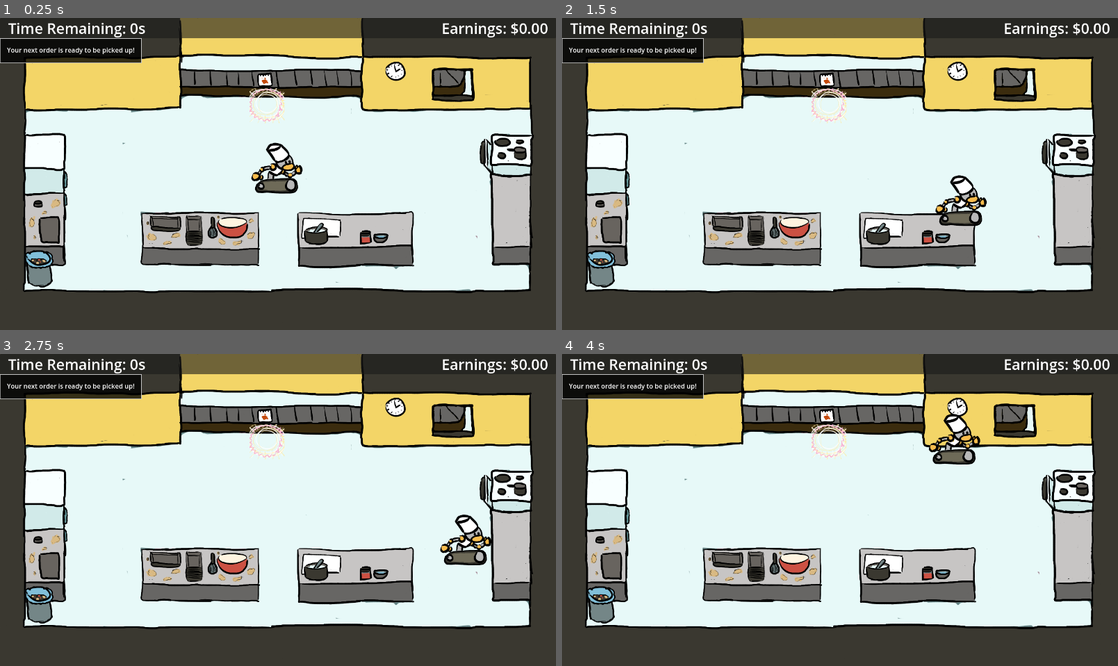
Above: before the commit, frames 1-4 (two rows, left to right).
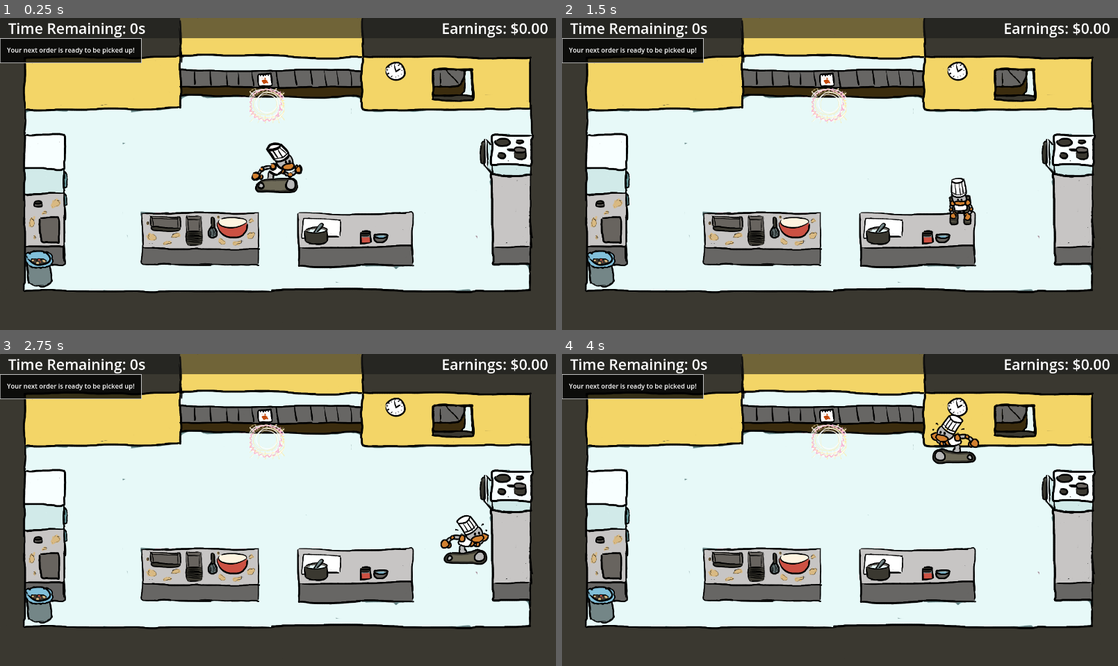
Above: after the commit, the same moments.

Repository: yanalex981/Tasty-Treads
Game: Godot game, scene res://Scenes/kitchen.tscn
The game is run twice, just before and just after one commit, with the same random seed, the same clock (stepped at 60 frames per second) and the same inputs.
Inputs:
- Up to frame 1 (0.25 s): no input
- Up to frame 2 (1.5 s): tap Enter at 0.5 s; hold D (right) 0.53-1.28 s; hold S (down) from 1.28 s (still down)
- Up to frame 3 (2.75 s): release S (down) at 2.03 s; hold D (right) from 2.03 s (still down)
- Up to frame 4 (4 s): release D (right) at 2.78 s; hold W (up) 2.78-3.53 s; hold A (left) from 3.53 s (still down)

The runs differ from the first frame. In frame 1, 0.4% of the frame differs, in the area x 45-55%, y 39-57%; in frame 2, 0.8%; in frame 3, 0.6%; in frame 4, 0.8%, in the area x 66-76%, y 19-36%.

Commit message:
Added animation to player
Replaced static sprite with animated sprite. Added code to play animations based on movement direction.

Diff:
--- a/Scenes/kitchen.tscn
+++ b/Scenes/kitchen.tscn
@@ -1,8 +1,8 @@
-[gd_scene load_steps=22 format=3 uid="uid://u6phxioott5c"]
+[gd_scene load_steps=40 format=3 uid="uid://u6phxioott5c"]
 
 [ext_resource type="Texture2D" uid="uid://brni2ye3h35s7" path="res://Assets/kitchen_background.png" id="1_7se1p"]
 [ext_resource type="Script" path="res://Scripts/Kitchen.gd" id="1_hjfb8"]
-[ext_resource type="Texture2D" uid="uid://c0xc7n7boh6q" path="res://Assets/player.png" id="2_ptg0c"]
+[ext_resource type="Texture2D" uid="uid://c71btndrrdem7" path="res://Assets/chefSpritesheet.png" id="3_mb0vf"]
 [ext_resource type="PackedScene" uid="uid://c04aat1tfor06" path="res://Scenes/Components/DirectionalMoveController.tscn" id="3_q7l5r"]
 [ext_resource type="PackedScene" uid="uid://dnt1pap5cyrvx" path="res://Scenes/Components/OrderTracker.tscn" id="4_4oyt0"]
 [ext_resource type="PackedScene" path="res://Scenes/Components/OrderSpawner.tscn" id="4_sqh5n"]
@@ -20,6 +20,153 @@
 [sub_resource type="RectangleShape2D" id="RectangleShape2D_yye5o"]
 size = Vector2(128, 48)
 
+[sub_resource type="AtlasTexture" id="AtlasTexture_xxj1o"]
+atlas = ExtResource("3_mb0vf")
+region = Rect2(0, 0, 128, 128)
+
+[sub_resource type="AtlasTexture" id="AtlasTexture_wtf5r"]
+atlas = ExtResource("3_mb0vf")
+region = Rect2(128, 0, 128, 128)
+
+[sub_resource type="AtlasTexture" id="AtlasTexture_4p4mk"]
+atlas = ExtResource("3_mb0vf")
+region = Rect2(256, 0, 128, 128)
+
+[sub_resource type="AtlasTexture" id="AtlasTexture_ln2p4"]
+atlas = ExtResource("3_mb0vf")
+region = Rect2(384, 0, 128, 128)
+
+[sub_resource type="AtlasTexture" id="AtlasTexture_l4ag5"]
+atlas = ExtResource("3_mb0vf")
+region = Rect2(0, 128, 128, 128)
+
+[sub_resource type="AtlasTexture" id="AtlasTexture_40ksi"]
+atlas = ExtResource("3_mb0vf")
+region = Rect2(384, 256, 128, 128)
+
+[sub_resource type="AtlasTexture" id="AtlasTexture_h7252"]
+atlas = ExtResource("3_mb0vf")
+region = Rect2(0, 256, 128, 128)
+
+[sub_resource type="AtlasTexture" id="AtlasTexture_h1rib"]
+atlas = ExtResource("3_mb0vf")
+region = Rect2(128, 256, 128, 128)
+
+[sub_resource type="AtlasTexture" id="AtlasTexture_swubr"]
+atlas = ExtResource("3_mb0vf")
+region = Rect2(256, 256, 128, 128)
+
+[sub_resource type="AtlasTexture" id="AtlasTexture_6fona"]
+atlas = ExtResource("3_mb0vf")
+region = Rect2(0, 128, 128, 128)
+
+[sub_resource type="AtlasTexture" id="AtlasTexture_m68p4"]
+atlas = ExtResource("3_mb0vf")
+region = Rect2(128, 128, 128, 128)
+
+[sub_resource type="AtlasTexture" id="AtlasTexture_kth2k"]
+atlas = ExtResource("3_mb0vf")
+region = Rect2(256, 128, 128, 128)
+
+[sub_resource type="AtlasTexture" id="AtlasTexture_gbwdx"]
+atlas = ExtResource("3_mb0vf")
+region = Rect2(384, 128, 128, 128)
+
+[sub_resource type="AtlasTexture" id="AtlasTexture_cf118"]
+atlas = ExtResource("3_mb0vf")
+region = Rect2(0, 384, 128, 128)
+
+[sub_resource type="AtlasTexture" id="AtlasTexture_gvfro"]
+atlas = ExtResource("3_mb0vf")
+region = Rect2(128, 384, 128, 128)
+
+[sub_resource type="AtlasTexture" id="AtlasTexture_i3c1u"]
+atlas = ExtResource("3_mb0vf")
+region = Rect2(256, 384, 128, 128)
+
+[sub_resource type="AtlasTexture" id="AtlasTexture_wao6q"]
+atlas = ExtResource("3_mb0vf")
+region = Rect2(384, 384, 128, 128)
+
+[sub_resource type="SpriteFrames" id="SpriteFrames_bm8yo"]
+animations = [{
+"frames": [{
+"duration": 1.0,
+"texture": SubResource("AtlasTexture_xxj1o")
+}, {
+"duration": 1.0,
+"texture": SubResource("AtlasTexture_wtf5r")
+}, {
+"duration": 1.0,
+"texture": SubResource("AtlasTexture_4p4mk")
+}, {
+"duration": 1.0,
+"texture": SubResource("AtlasTexture_ln2p4")
+}],
+"loop": true,
+"name": &"down",
+"speed": 5.0
+}, {
+"frames": [{
+"duration": 1.0,
+"texture": SubResource("AtlasTexture_l4ag5")
+}],
+"loop": true,
+"name": &"idle",
+"speed": 5.0
+}, {
+"frames": [{
+"duration": 1.0,
+"texture": SubResource("AtlasTexture_40ksi")
+}, {
+"duration": 1.0,
+"texture": SubResource("AtlasTexture_h7252")
+}, {
+"duration": 1.0,
+"texture": SubResource("AtlasTexture_h1rib")
+}, {
+"duration": 1.0,
+"texture": SubResource("AtlasTexture_swubr")
+}],
+"loop": true,
+"name": &"left",
+"speed": 5.0
+}, {
+"frames": [{
+"duration": 1.0,
+"texture": SubResource("AtlasTexture_6fona")
+}, {
+"duration": 1.0,
+"texture": SubResource("AtlasTexture_m68p4")
+}, {
+"duration": 1.0,
+"texture": SubResource("AtlasTexture_kth2k")
+}, {
+"duration": 1.0,
+"texture": SubResource("AtlasTexture_gbwdx")
+}],
+"loop": true,
+"name": &"right",
+"speed": 5.0
+}, {
+"frames": [{
+"duration": 1.0,
+"texture": SubResource("AtlasTexture_cf118")
+}, {
+"duration": 1.0,
+"texture": SubResource("AtlasTexture_gvfro")
+}, {
+"duration": 1.0,
+"texture": SubResource("AtlasTexture_i3c1u")
+}, {
+"duration": 1.0,
+"texture": SubResource("AtlasTexture_wao6q")
+}],
+"loop": true,
+"name": &"up",
+"speed": 5.0
+}]
+
 [sub_resource type="CircleShape2D" id="CircleShape2D_c2q0i"]
 radius = 56.0
 
@@ -78,10 +225,10 @@
 position = Vector2(0, -24)
 shape = SubResource("RectangleShape2D_yye5o")
 
-[node name="sprite" type="Sprite2D" parent="player"]
-texture = ExtResource("2_ptg0c")
-centered = false
-offset = Vector2(-64, -128)
+[node name="sprite" type="AnimatedSprite2D" parent="player"]
+position = Vector2(0, -65)
+sprite_frames = SubResource("SpriteFrames_bm8yo")
+animation = &"idle"
 
 [node name="DirectionalMoveController" parent="player" instance=ExtResource("3_q7l5r")]
 
--- a/Scripts/Components/DirectionalMoveController.gd
+++ b/Scripts/Components/DirectionalMoveController.gd
@@ -4,6 +4,7 @@
 @export var speed : int = 400
 
 @onready var parent : CharacterBody2D = get_parent()
+@onready var sprite : AnimatedSprite2D = get_parent().get_child(1)
 var direction = Vector2.ZERO :
 	set(value):
 		direction = value
@@ -35,6 +36,19 @@
 	parent.velocity = direction * speed
 	parent.move_and_slide()
 
+	# ---------- Handling Animations ---------- #
+
+	if direction.x > 0:
+		sprite.play("right")
+	elif direction.x < 0:
+		sprite.play("left")
+	elif direction.y > 0:
+		sprite.play("down")
+	elif direction.y < 0:
+		sprite.play("up")
+	else:
+		sprite.set_frame_and_progress(0, 0)
+
 func _get_configuration_warnings():
 	var warnings = []
 
Binary file added: Assets/chefSpritesheet.png
Not shown, added: Assets/chefSpritesheet.png.import
